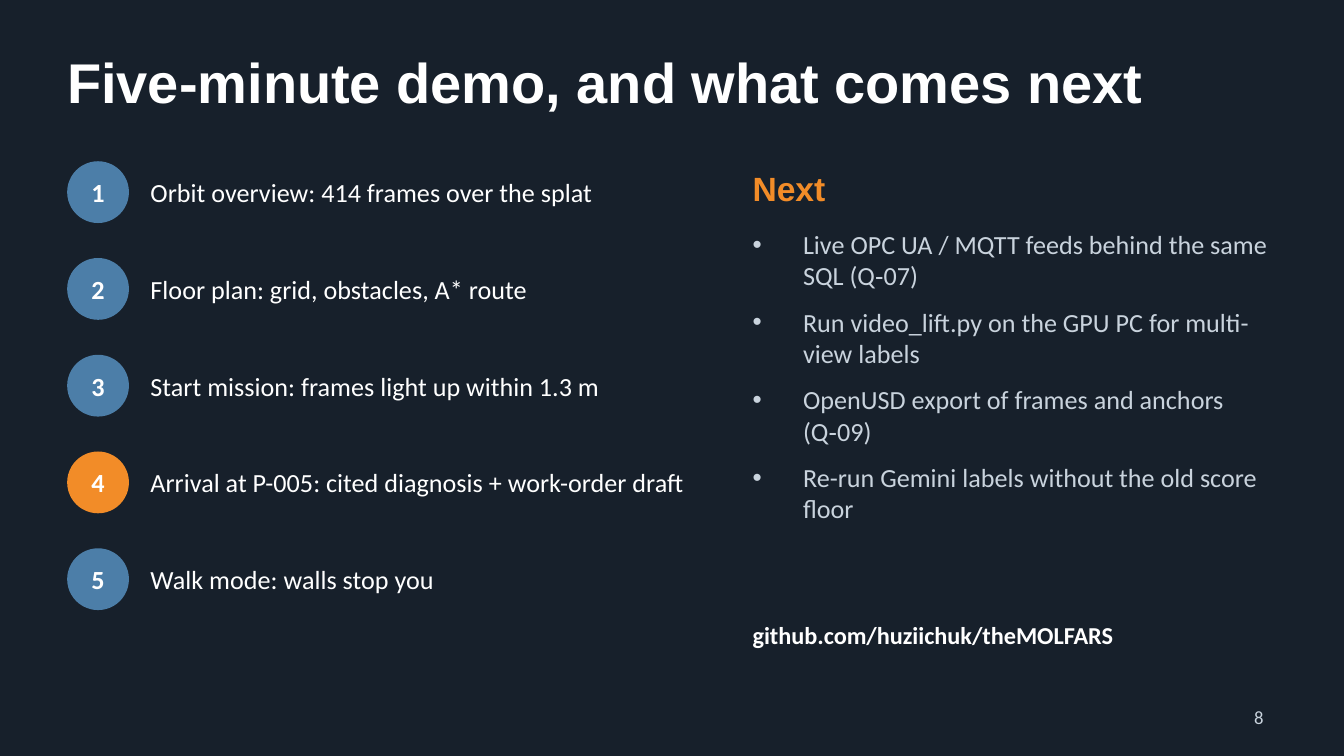
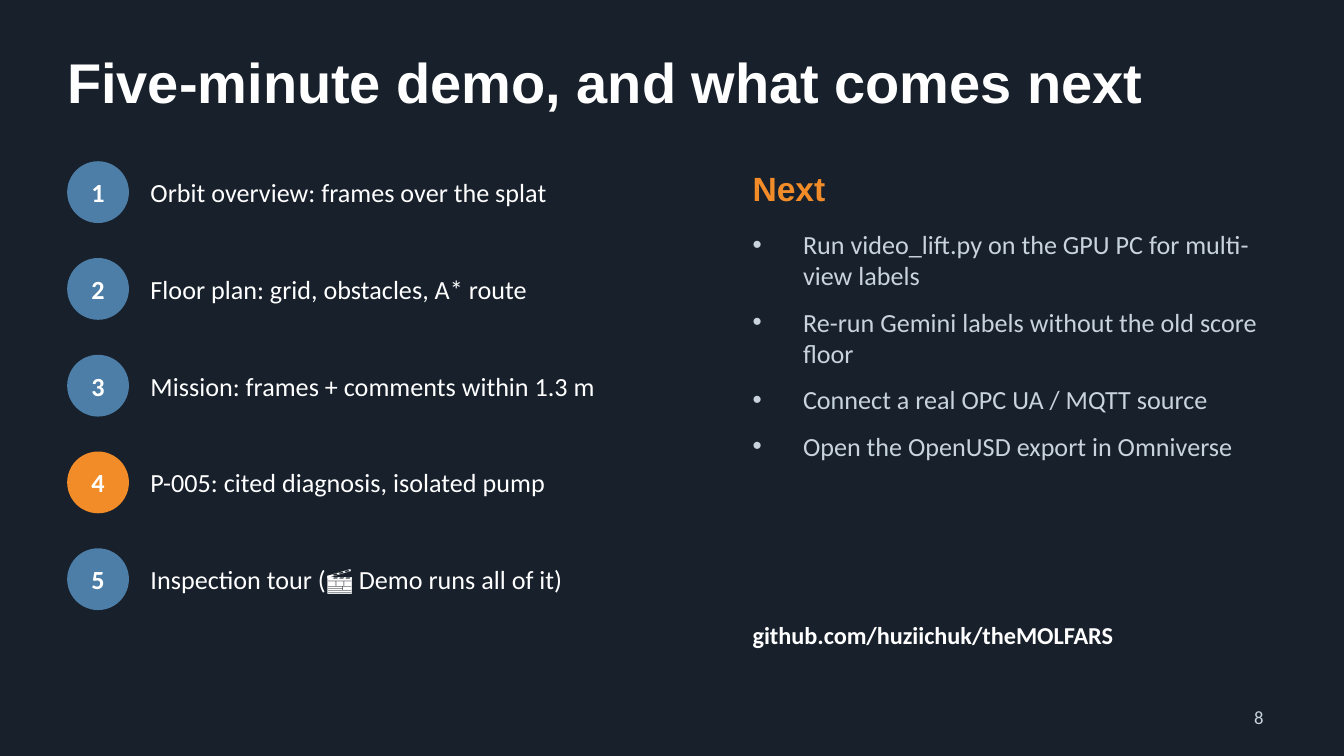
Before and after one commit to huziichuk/theMOLFARS, a slide deck: slide 8 of docs/theMOLFARS_slides.pptx. Drawn at 1344x756 pixels with LibreOffice and Linux fonts; fonts in the diff are those of the drawing. Boxes give left, top, right and bottom in pixels: in the first picture for what was removed or moved away, otherwise in the second. Text is boxed around its words. In the diff, an @@ line names an element or a change of style, - is before the commit and + after.

```diff
--- a/docs/theMOLFARS_slides.pptx
+++ b/docs/theMOLFARS_slides.pptx
@@ text at [150,184,546,207]: text changed @@
-Orbit overview: 414 frames over the splat
+Orbit overview: frames over the splat
@@ text at [803,236,1267,289]: paragraph removed @@
-• Live OPC UA / MQTT feeds behind the same SQL (Q‑07)
@@ text at [150,378,595,396]: text changed @@
-Start mission: frames light up within 1.3 m
+Mission: frames + comments within 1.3 m
@@ text at [803,391,1224,445]: paragraph removed @@
-• OpenUSD export of frames and anchors (Q‑09)
@@ text at [803,391,1232,460]: paragraphs added @@
+• Connect a real OPC UA / MQTT source
+• Open the OpenUSD export in Omniverse
@@ text at [150,474,545,497]: text changed @@
-Arrival at P-005: cited diagnosis + work-order draft
+P-005: cited diagnosis, isolated pump
@@ text at [150,570,562,594]: text changed @@
-Walk mode: walls stop you
+Inspection tour (🎬 Demo runs all of it)
```
Also in this commit, not shown: 4 other slides changed, 17 other files.
